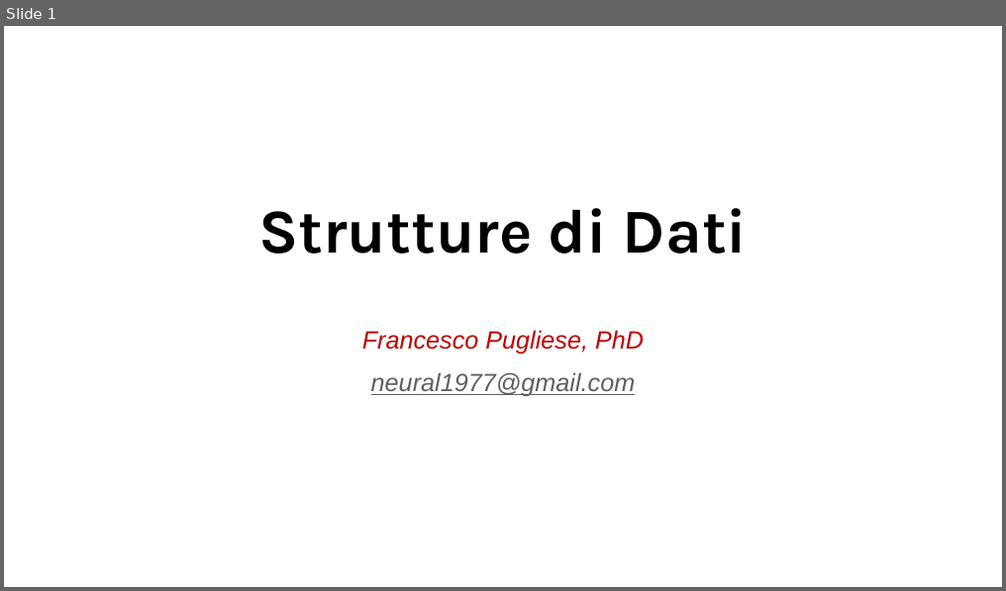
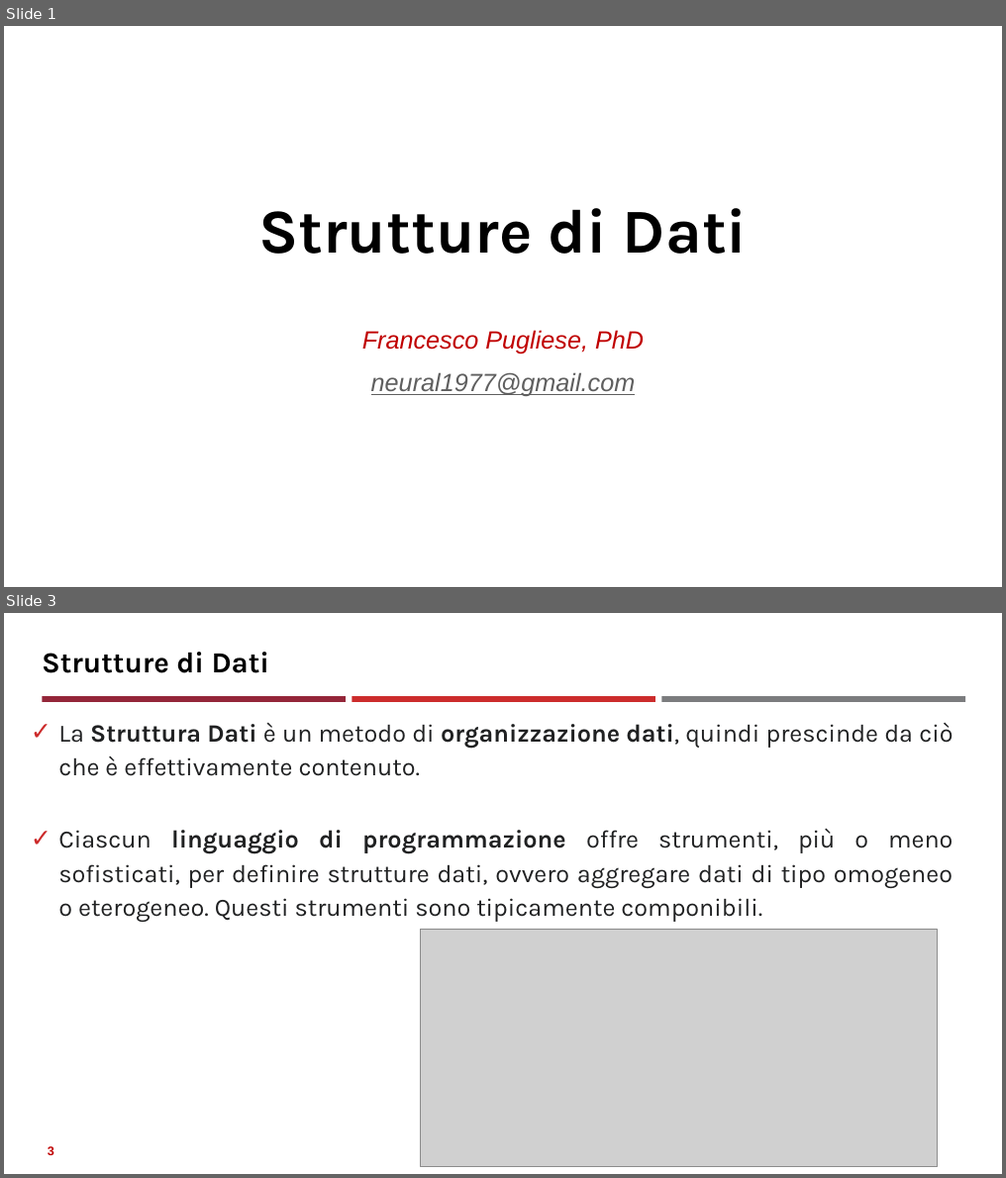
Before and after one commit to neural1977/data_science_interview_material, a slide deck: Assicurazioni/Strutture di dati_ita.pptx. Shown one above the other, each under a label of ours: slide 1 before the commit, slides 1 and 3 after it; the slides between them are not shown. The pictures are 1006x591 and 1006x1178 pixels, drawn with LibreOffice and Linux fonts; fonts in the diff are those of the drawing; grey boxes stand for pictures. Boxes give left, top, right and bottom in pixels: in the first picture for what was removed or moved away, otherwise in the second. Text is boxed around its words. In the diff, an @@ line names an element or a change of style, - is before the commit and + after.

```diff
--- a/Assicurazioni/Strutture di dati_ita.pptx
+++ b/Assicurazioni/Strutture di dati_ita.pptx
@@ slide 3 added at (4, 613, 1002, 1174), background #FFFFFF @@
@@ title added at (42, 652, 270, 673), 28 pt, text #000000, bold @@
+Strutture di Dati
@@ rectangle added at (43, 696, 347, 702), fill #942639 @@
@@ rectangle added at (352, 696, 655, 702), fill #CC2A2A @@
@@ rectangle added at (662, 696, 966, 702), fill #7B7C7E @@
@@ text added at (58, 723, 952, 922), 24 pt, text #202122 @@
+✓ La Struttura Dati è un metodo di organizzazione dati, quindi prescinde da ciò che è effettivamente contenuto.
+✓ Ciascun linguaggio di programmazione offre strumenti, più o meno sofisticati, per definire strutture dati, ovvero aggregare dati di tipo omogeneo o eterogeneo. Questi strumenti sono tipicamente componibili.
@@ picture added at (420, 929, 937, 1167) @@
@@ page number added at (48, 1147, 54, 1156), 12 pt, text #C00000, bold @@
+3
```
Also in this commit, not shown: 1 slide changed, 2 other slides added, 2 slides removed, 1 other file.
